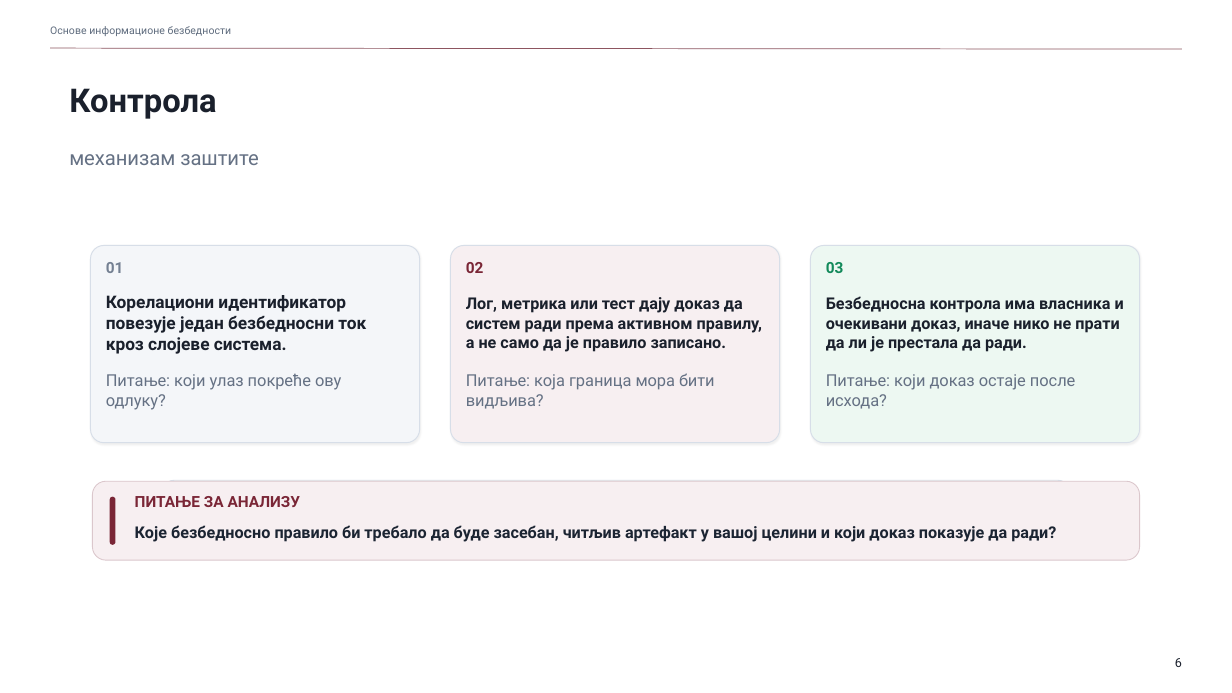
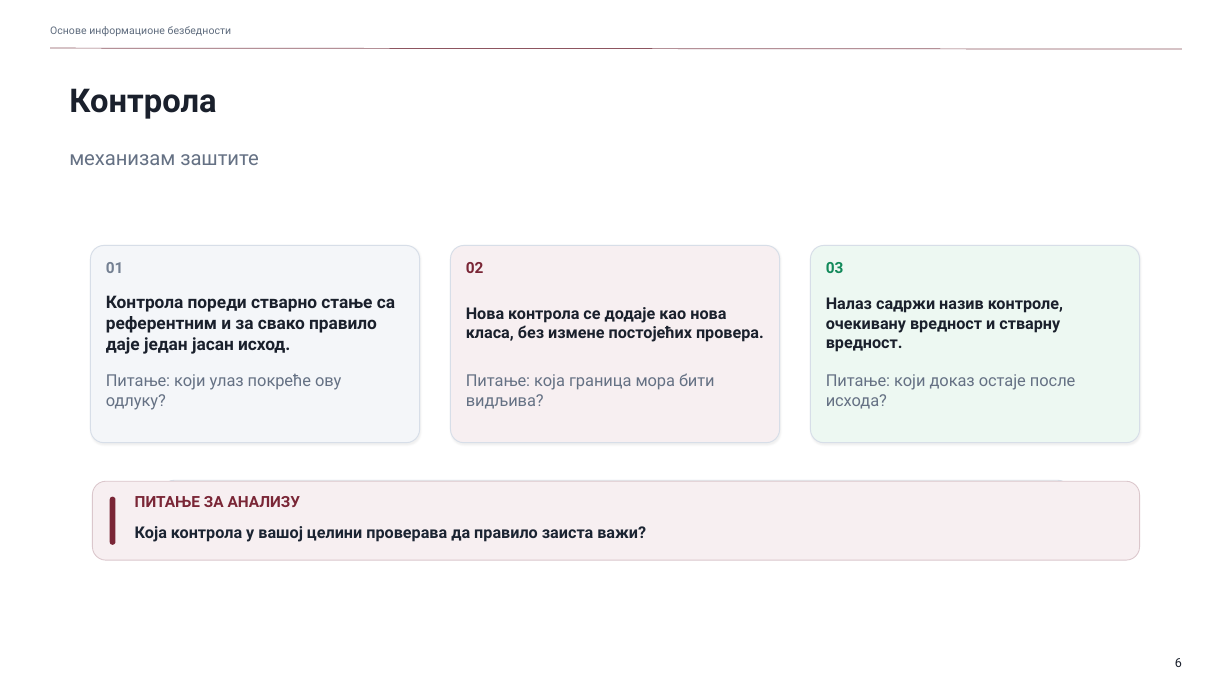
Before and after one commit to owlCoder/ftn-nastavni-materijali, a slide deck: slide 6 of 02 Osnove Informacione Bezbednosti/02 Prezentacije/PPTX/03_Politike_konfiguracija_i_vidljivost.pptx. Drawn at 1232x693 pixels with LibreOffice and Linux fonts; fonts in the diff are those of the drawing. Boxes give left, top, right and bottom in pixels: in the first picture for what was removed or moved away, otherwise in the second. Text is boxed around its words. In the diff, an @@ line names an element or a change of style, - is before the commit and + after.

```diff
--- a/02 Osnove Informacione Bezbednosti/02 Prezentacije/PPTX/03_Politike_konfiguracija_i_vidljivost.pptx
+++ b/02 Osnove Informacione Bezbednosti/02 Prezentacije/PPTX/03_Politike_konfiguracija_i_vidljivost.pptx
@@ text at box(106, 295, 395, 354): text changed @@
-Корелациони идентификатор повезује један безбедносни ток кроз слојеве система.
+Контрола пореди стварно стање са референтним и за свако правило даје један јасан исход.
@@ text at box(826, 297, 1063, 352): text changed @@
-Безбедносна контрола има власника и очекивани доказ, иначе нико не прати да ли је престала да ради.
+Налаз садржи назив контроле, очекивану вредност и стварну вредност.
@@ text at box(466, 307, 764, 342): text changed @@
-Лог, метрика или тест дају доказ да систем ради према активном правилу, а не само да је правило записано.
+Нова контрола се додаје као нова класа, без измене постојећих провера.
@@ text at box(135, 526, 646, 542): text changed @@
-Које безбедносно правило би требало да буде засебан, читљив артефакт у вашој целини и који доказ показује да ради?
+Која контрола у вашој целини проверава да правило заиста важи?
```
Also in this commit, not shown: 6 other slides changed, 17 other files.
